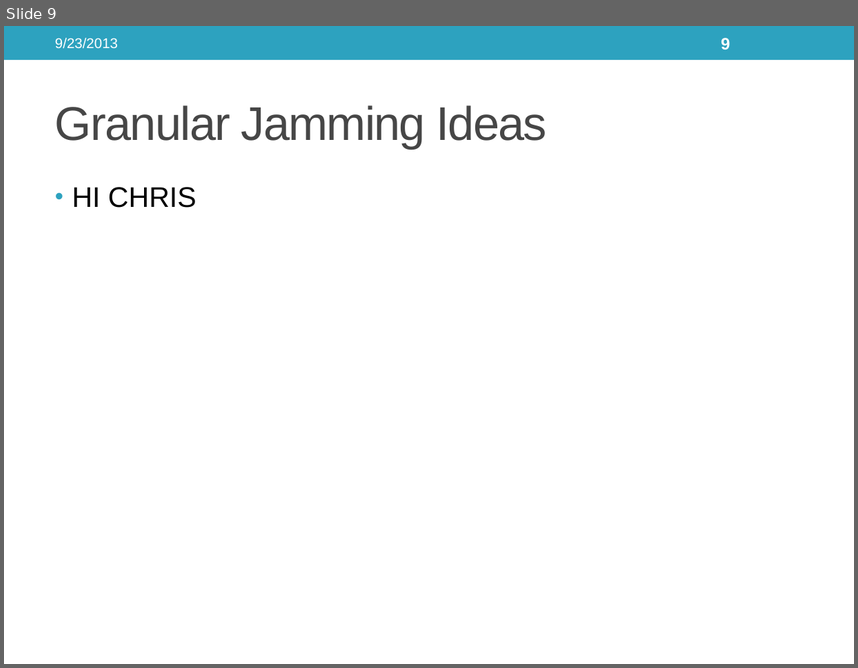
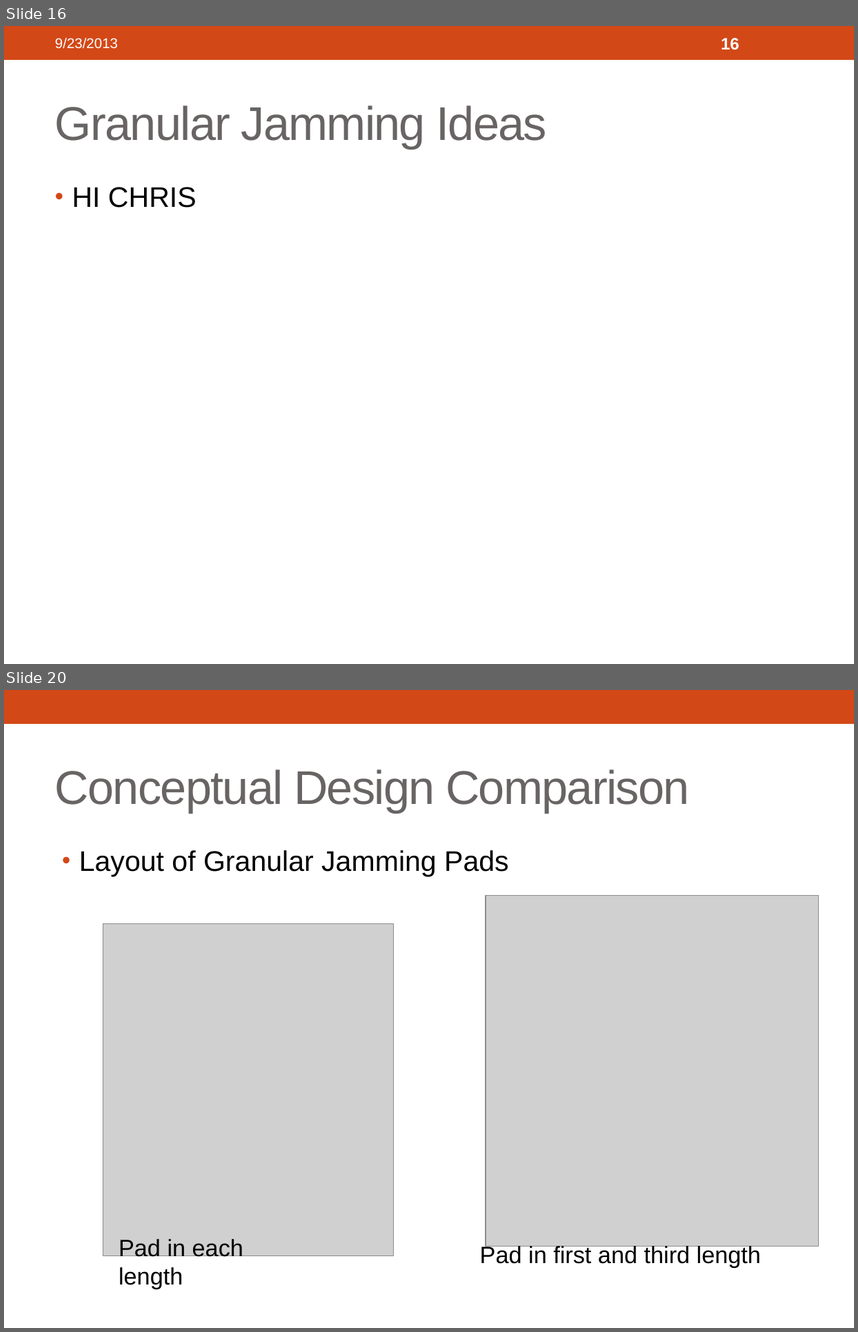
Before and after one commit to 3D-Printed-Granular-Jamming-Hand/3d-printed-granular-jamming-hand, a slide deck: ProgressReports/Presentation 1 Segments/3d-Printed Granular Jamming Hand.pptx. Shown one above the other, each under a label of ours: slide 9 before the commit, slides 16 and 20 after it; the slides between them are not shown. The pictures are 858x668 and 858x1332 pixels, drawn with LibreOffice and Linux fonts; fonts in the diff are those of the drawing; grey boxes stand for pictures. Boxes give left, top, right and bottom in pixels: in the first picture for what was removed or moved away, otherwise in the second. Text is boxed around its words. In the diff, an @@ line names an element or a change of style, - is before the commit and + after.

```diff
--- a/ProgressReports/Presentation 1 Segments/3d-Printed Granular Jamming Hand.pptx
+++ b/ProgressReports/Presentation 1 Segments/3d-Printed Granular Jamming Hand.pptx
@@ slide 20 added at bbox=[4, 690, 854, 1328], background #FFFFFF; not listed: 1 template element that a slide beside it also shows @@
@@ title added at bbox=[55, 769, 689, 813], 40 pt, text #696464 @@
+Conceptual Design Comparison
@@ text added at bbox=[79, 850, 509, 877], 24 pt, text #000000 @@
+• Layout of Granular Jamming Pads
@@ picture added at bbox=[486, 896, 819, 1246] @@
@@ picture added at bbox=[103, 924, 394, 1256] @@
@@ text added at bbox=[119, 1239, 243, 1289], 20 pt, text #000000 @@
+Pad in each length
@@ text added at bbox=[480, 1244, 761, 1268], 20 pt, text #000000 @@
+Pad in first and third length
@@ what was slide 9 is now slide 16 @@
@@ slide 16 changed as well @@
@@ rectangle at bbox=[4, 26, 854, 60]: fill #2DA2BF to #D34817 @@
@@ page number at bbox=[721, 38, 740, 50]: text changed @@
-9
+16
@@ title "Granular Jamming Ideas" at bbox=[55, 105, 548, 149]: text colour #464646 to #696464 @@
@@ text "HI CHRIS" at bbox=[72, 187, 197, 207]: bullet colour #2DA2BF to #D34817 @@
```
Also in this commit, not shown: 12 other slides changed, 15 other slides added.
